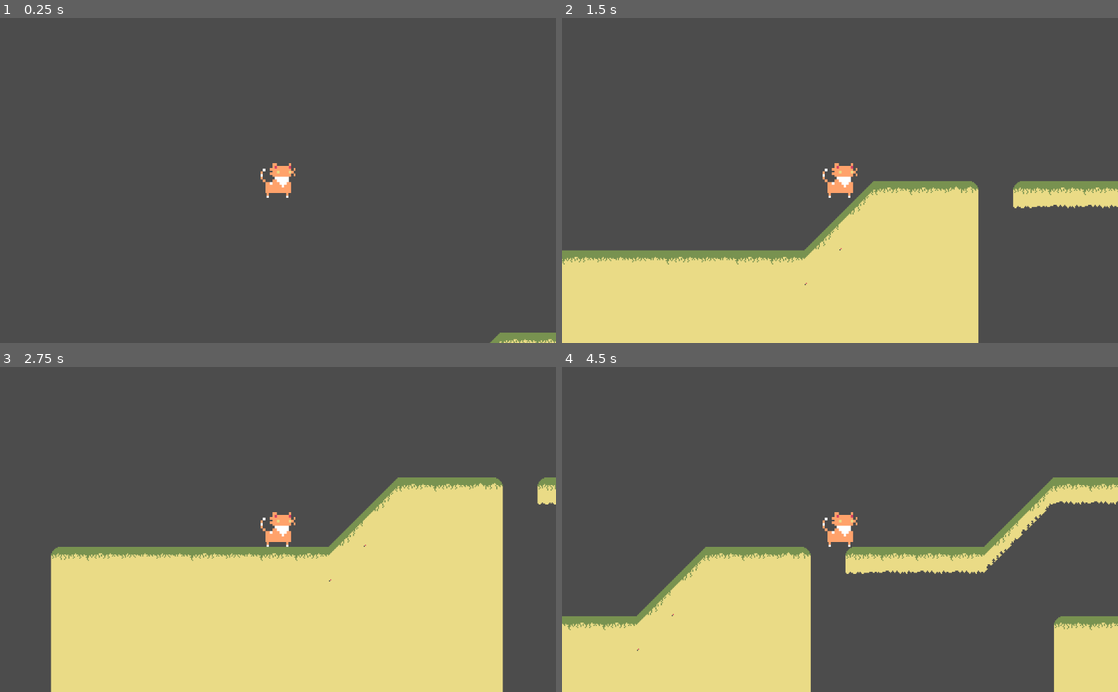
Above: before the commit, frames 1-4 (two rows, left to right).
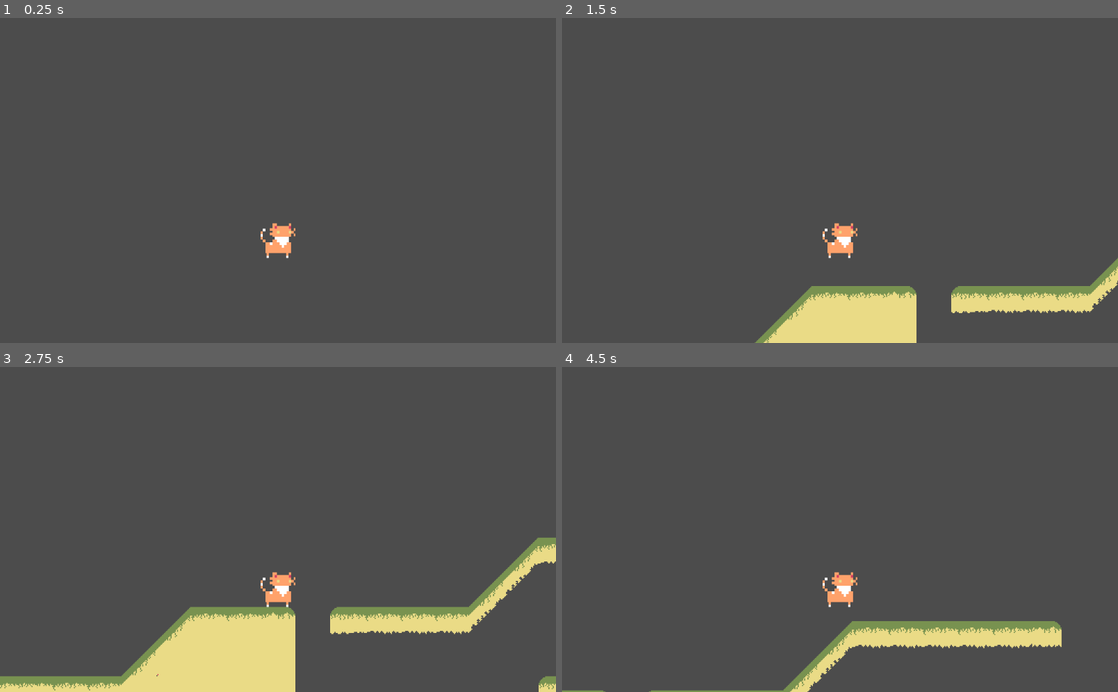
Above: after the commit, the same moments.

Repository: A-Sandwich/family-godot-wild-jam-24
Game: Godot game, scene res://Level01.tscn
The game is run twice, just before and just after one commit, with the same random seed, the same clock (stepped at 60 frames per second) and the same inputs.
Inputs:
- Up to frame 1 (0.25 s): no input
- Up to frame 2 (1.5 s): hold D (move_right) from 0.53 s (still down); tap Space (jump) at 0.77 s
- Up to frame 3 (2.75 s): tap Space (jump) at 1.52 s; release D (move_right) at 2.03 s; hold Left (ui_left) from 2.03 s (still down)
- Up to frame 4 (4.5 s): release Left (ui_left) at 2.78 s; hold D (move_right) 2.78-4.28 s; tap Space (jump) at 3.02, 3.77 s; hold Left (ui_left) from 4.28 s (still down)

The runs differ from the first frame. In frame 1, 1.1% of the frame differs, in the area x 46-100%, y 44-100%; in frame 2, 27%; in frame 3, 36%, in the area x 0-100%, y 33-100%; in frame 4, 26%.

Commit message:
Fixed issue with slopes

Diff:
--- a/Player.gd
+++ b/Player.gd
@@ -9,14 +9,14 @@
 
 func _physics_process(delta):
 	velocity.y += delta  * GRAVITY
-	if Input.is_action_pressed("ui_left"):
+	if Input.is_action_pressed("move_left"):
 		velocity.x = -WALK_SPEED
-	elif Input.is_action_pressed("ui_right") or Input.is_action_pressed("move_right"):
+	elif Input.is_action_pressed("move_right"):
 		velocity.x =  WALK_SPEED
 	else:
 		velocity.x = 0
 
 	#move_and_slide_with_snap(velocity, Vector2.DOWN, Vector2.UP)
-	move_and_slide(velocity, Vector2(0, -1))
+	velocity.y = move_and_slide(velocity, Vector2(0, -1)).y
 	if is_on_floor() and Input.is_action_pressed("jump"):
 		velocity.y = -JUMP_SPEED
--- a/Player.tscn
+++ b/Player.tscn
@@ -17,3 +17,5 @@
 
 [node name="Camera2D" type="Camera2D" parent="."]
 current = true
+offset_v = -1.0
+drag_margin_bottom = 0.37
--- a/TileMap.tscn
+++ b/TileMap.tscn
@@ -6,22 +6,22 @@
 points = PoolVector2Array( 12.2204, 0.281021, 51.7556, 0.000629425, 63.9993, 12.1509, 63.9993, 48.3214, -0.0233765, 48.1345, 0.163513, 12.1509 )
 
 [sub_resource type="ConvexPolygonShape2D" id=2]
-points = PoolVector2Array( 63.9999, 63.808, 0.205261, 63.9695, 0.205261, 12.1263, 12.1567, 0.0133419, 63.6769, 0.0133419 )
+points = PoolVector2Array( 63.9999, 63.808, 0.205261, 63.9695, 0.205261, 12.1263, 12.4715, 0.364403, 63.869, -0.100731 )
 
 [sub_resource type="ConvexPolygonShape2D" id=3]
 points = PoolVector2Array( 64, 64, 0, 64, 0, 0, 64, 0 )
 
 [sub_resource type="ConvexPolygonShape2D" id=4]
-points = PoolVector2Array( 0.0149078, 63.8046, 63.8096, 0.17141, 63.9711, 63.9661 )
+points = PoolVector2Array( 0.843079, 64.1454, 63.7368, 1.25087, 63.9711, 63.9661 )
 
 [sub_resource type="ConvexPolygonShape2D" id=5]
-points = PoolVector2Array( 0.0238495, 0.17141, 63.8185, 63.6431, 0.0238495, 63.8046 )
+points = PoolVector2Array( 0.201981, 1.48344, 63.6554, 64.3779, 0.0238495, 63.8046 )
 
 [sub_resource type="ConvexPolygonShape2D" id=6]
-points = PoolVector2Array( 0.141541, 63.6431, 63.9362, 0.17141, 63.9362, 47.4925, 54.7304, 50.8841, 48.5932, 58.3134, 46.0091, 63.8046 )
+points = PoolVector2Array( 0.58371, 63.9128, 63.1406, 1.58459, 63.9362, 47.4925, 54.7304, 50.8841, 48.5932, 58.3134, 46.0091, 63.8046 )
 
 [sub_resource type="ConvexPolygonShape2D" id=7]
-points = PoolVector2Array( 0.115356, 0.17141, 63.7485, 63.9661, 16.1044, 63.8046, 15.9429, 57.5059, 7.86761, 49.9151, 0.115356, 47.4925 )
+points = PoolVector2Array( 0.115356, 0.17141, 63.7945, 64.6105, 16.1044, 63.8046, 15.9429, 57.5059, 7.86761, 49.9151, 0.115356, 47.4925 )
 
 [sub_resource type="ConvexPolygonShape2D" id=8]
 points = PoolVector2Array( 0.0703125, 0.17141, 19.6125, 0.17141, 31.8869, 12.2843, 31.8869, 63.8046, -0.0911865, 63.6431 )
@@ -48,7 +48,7 @@
 points = PoolVector2Array( 64, 64, 0, 64, 0, 0, 64, 0 )
 
 [sub_resource type="ConvexPolygonShape2D" id=16]
-points = PoolVector2Array( 0.0241089, -0.148165, 51.8674, -0.148165, 63.9803, 12.2878, 63.9803, 64.131, 0.0241089, 63.9695 )
+points = PoolVector2Array( -0.239777, 0.131836, 52.3206, 0.364403, 63.9803, 12.2878, 63.9803, 64.131, 0.0241089, 63.9695 )
 
 [sub_resource type="ConvexPolygonShape2D" id=17]
 points = PoolVector2Array( 12.1652, 0.0133419, 51.7341, 0.174849, 63.6855, 12.2878, 63.847, 63.9695, 0.0522766, 63.9695, 0.213806, 11.9648 )
--- a/project.godot
+++ b/project.godot
@@ -24,6 +24,7 @@
 move_right={
 "deadzone": 0.5,
 "events": [ Object(InputEventKey,"resource_local_to_scene":false,"resource_name":"","device":0,"alt":false,"shift":false,"control":false,"meta":false,"command":false,"pressed":false,"scancode":68,"unicode":0,"echo":false,"script":null)
+, Object(InputEventKey,"resource_local_to_scene":false,"resource_name":"","device":0,"alt":false,"shift":false,"control":false,"meta":false,"command":false,"pressed":false,"scancode":16777233,"unicode":0,"echo":false,"script":null)
  ]
 }
 jump={
@@ -31,6 +32,12 @@
 "events": [ Object(InputEventKey,"resource_local_to_scene":false,"resource_name":"","device":0,"alt":false,"shift":false,"control":false,"meta":false,"command":false,"pressed":false,"scancode":32,"unicode":0,"echo":false,"script":null)
  ]
 }
+move_left={
+"deadzone": 0.5,
+"events": [ Object(InputEventKey,"resource_local_to_scene":false,"resource_name":"","device":0,"alt":false,"shift":false,"control":false,"meta":false,"command":false,"pressed":false,"scancode":65,"unicode":0,"echo":false,"script":null)
+, Object(InputEventKey,"resource_local_to_scene":false,"resource_name":"","device":0,"alt":false,"shift":false,"control":false,"meta":false,"command":false,"pressed":false,"scancode":16777231,"unicode":0,"echo":false,"script":null)
+ ]
+}
 
 [rendering]
 
